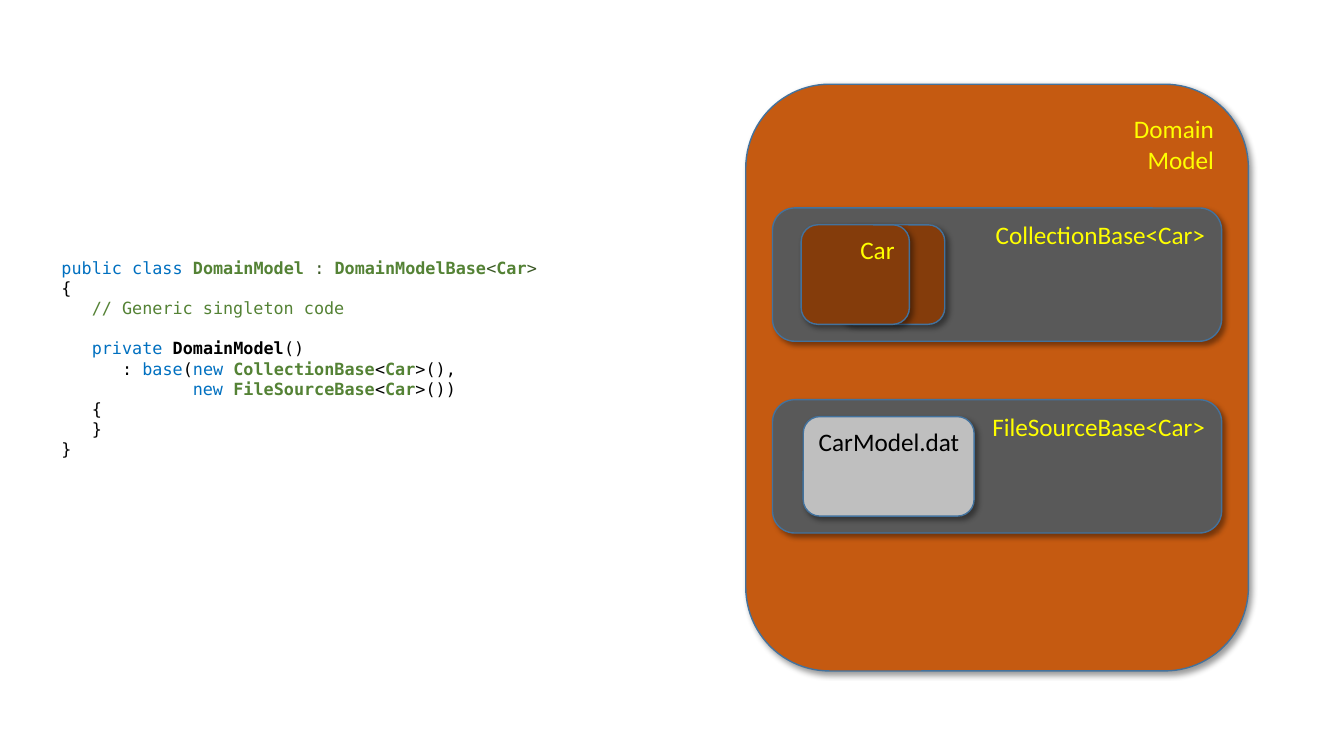
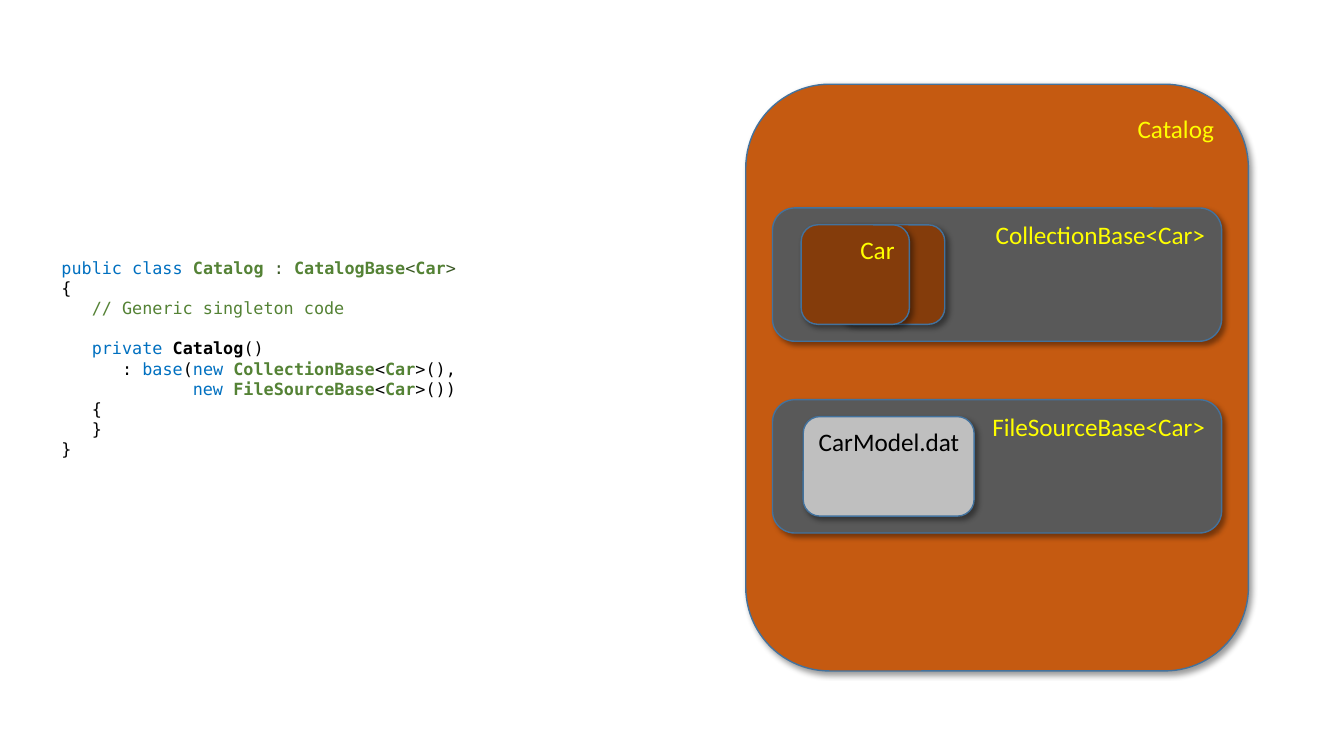
Before and after one commit to perl-easj/MVVMStarter, a slide deck: slide 17 of MVVMStarter/Presentation/MVVMStarter Oversigt.pptx (slide 16 before the commit). Drawn at 1344x756 pixels with LibreOffice and Linux fonts; fonts in the diff are those of the drawing. Boxes give left, top, right and bottom in pixels: in the first picture for what was removed or moved away, otherwise in the second. Text is boxed around its words. In the diff, an @@ line names an element or a change of style, - is before the commit and + after.

Commit message:
Updated DomainModel->Catalog, added section on Filters

```diff
--- a/MVVMStarter/Presentation/MVVMStarter Oversigt.pptx
+++ b/MVVMStarter/Presentation/MVVMStarter Oversigt.pptx
@@ text in rounded rectangle at <box>1138,120,1214,143</box>: text changed @@
-Domain
-Model
+Catalog
@@ text at <box>61,261,456,278</box>: text changed @@
-public class DomainModel : DomainModelBase<Car>
+public class Catalog : CatalogBase<Car>
@@ text at <box>92,341,264,358</box>: text changed; bold off @@
-private DomainModel()
+private Catalog()
```
Also in this commit, not shown: 16 other slides changed, 6 slides added.
